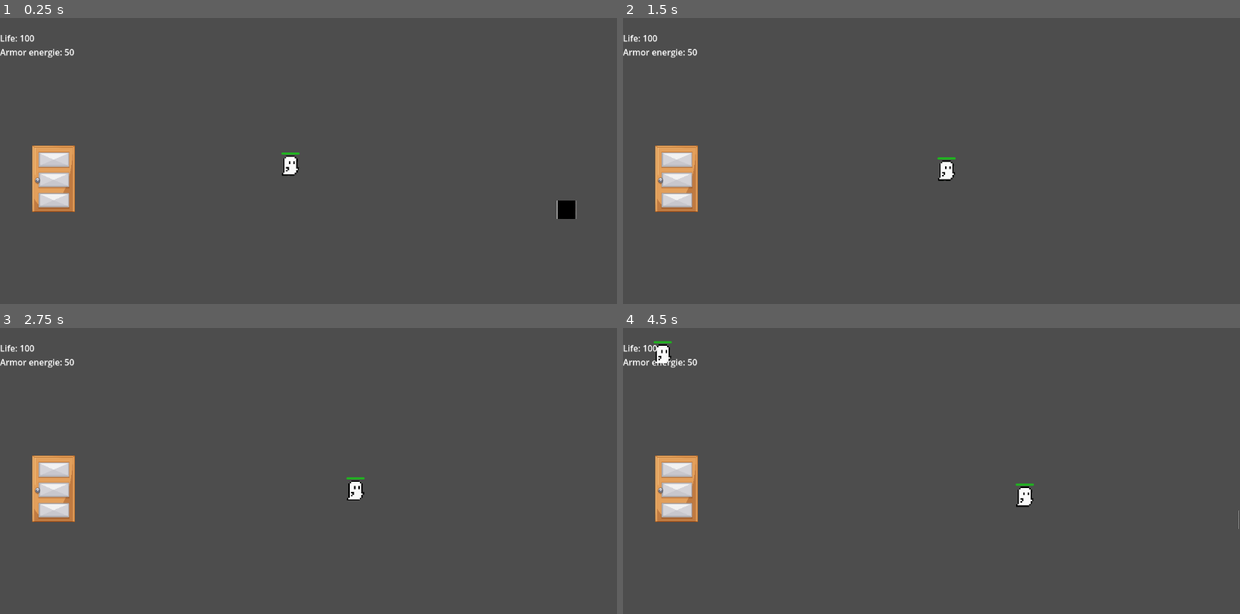
Above: before the commit, frames 1-4 (two rows, left to right).
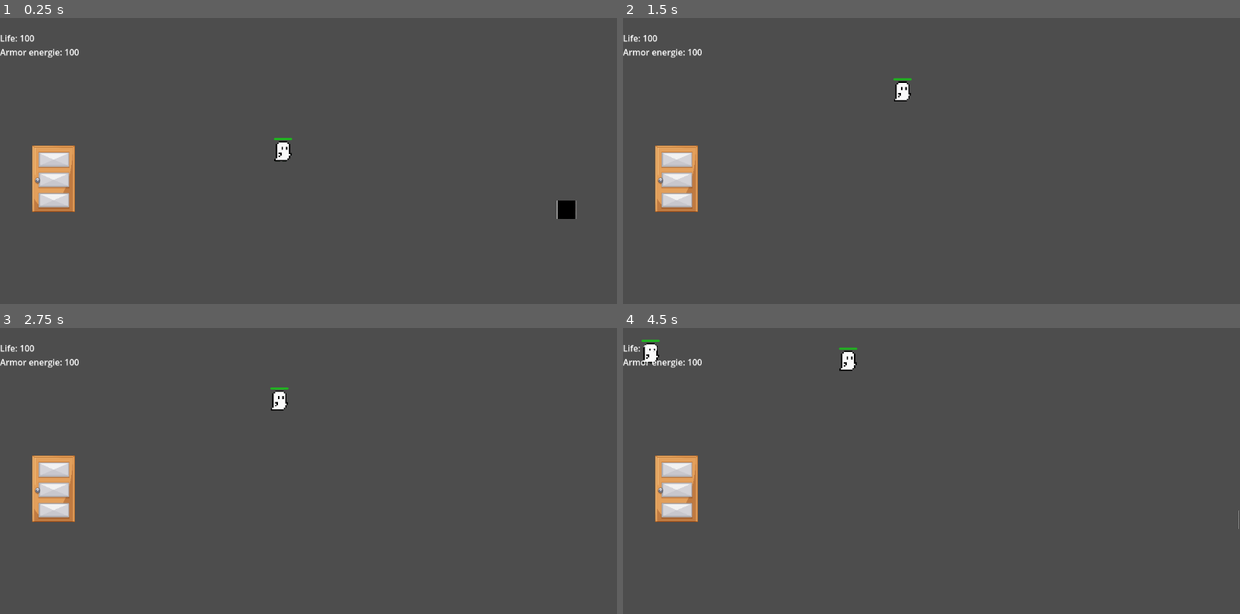
Above: after the commit, the same moments.

Repository: GabO-y/Game-Project_Comp.-Grafica
Game: Godot game, scene res://Cenas/House/house.tscn
The game is run twice, just before and just after one commit, with the same random seed, the same clock (stepped at 60 frames per second) and the same inputs.
Inputs (mouse positions are in pixels of both pictures, inside the frame that each line leads up to):
- Up to frame 1 (0.25 s): no input
- Up to frame 2 (1.5 s): move the mouse to (1067, 175) at 0.52 s; hold Right (ui_right) 0.53-1.28 s; move the mouse to (808, 209) at 1.27 s; hold Down (ui_down) from 1.28 s (still down)
- Up to frame 3 (2.75 s): move the mouse to (370, 425) at 2.02 s; release Down (ui_down) at 2.03 s; hold Right (ui_right) from 2.03 s (still down)
- Up to frame 4 (4.5 s): move the mouse to (900, 571) at 2.77 s; release Right (ui_right) at 2.78 s; hold Up (ui_up) 2.78-3.53 s; move the mouse to (1116, 553) at 3.52 s; hold Left (ui_left) from 3.53 s (still down); move the mouse to (746, 448) at 4.27 s

The runs differ from the first frame. In frame 1, 0.4% of the frame differs, in the area x 10-49%, y 10-56%; in frame 2, 0.4%; in frame 3, 0.4%; in frame 4, 0.7%, in the area x 3-67%, y 4-63%.

Commit message:
inimigo agr te persegue apenas se entrar na area dele

Diff:
--- a/Cenas/Enemie/Fantasm/Fantasm.tscn
+++ b/Cenas/Enemie/Fantasm/Fantasm.tscn
@@ -1,11 +1,13 @@
 [gd_scene load_steps=5 format=3 uid="uid://25uf0g24cox"]
 
 [ext_resource type="Script" uid="uid://bmmrcde8nrn5d" path="res://Cenas/Enemie/Fantasm/fantasm.gd" id="1_fuhhv"]
-[ext_resource type="Script" uid="uid://6hhkca25sa64" path="res://Cenas/Enemie/Fantasm/fantasm_body.gd" id="2_fuhhv"]
 [ext_resource type="Texture2D" uid="uid://bebol15hywjbu" path="res://Cenas/Enemie/Fantasm/Captura de tela de 2025-09-13 12-22-59.png" id="3_fuhhv"]
 
 [sub_resource type="RectangleShape2D" id="RectangleShape2D_fuhhv"]
 size = Vector2(27, 38)
+
+[sub_resource type="CircleShape2D" id="CircleShape2D_5v7o7"]
+radius = 139.004
 
 [node name="Fantasm" type="Node2D" groups=["player"]]
 position = Vector2(85, 50)
@@ -13,7 +15,6 @@
 
 [node name="CharacterBody2D" type="CharacterBody2D" parent="."]
 position = Vector2(1, 29)
-script = ExtResource("2_fuhhv")
 
 [node name="Sprite2D" type="Sprite2D" parent="CharacterBody2D"]
 position = Vector2(-3.8147e-06, -3.8147e-06)
@@ -37,3 +38,10 @@
 theme_override_colors/font_outline_color = Color(0, 1, 0, 1)
 value = 100.0
 show_percentage = false
+
+[node name="AreaChase" type="Area2D" parent="CharacterBody2D"]
+
+[node name="ViewArea" type="CollisionShape2D" parent="CharacterBody2D/AreaChase"]
+shape = SubResource("CircleShape2D_5v7o7")
+one_way_collision_margin = 0.0
+debug_color = Color(3.85046e-07, 0.60945, 0.641892, 0.42)
--- a/Cenas/Enemie/Fantasm/fantasm.gd
+++ b/Cenas/Enemie/Fantasm/fantasm.gd
@@ -3,7 +3,11 @@
 class_name Fantasm
 
 func _ready() -> void:
+
+
 	damage = 5
-	speed = 50
-	life = 50
+	speed = 100
+	life = 5
+	sizeChaseArea = 140
+
 	super._ready()
--- a/Cenas/Enemie/Fantasm/fantasm_body.gd
+++ /dev/null
@@ -1,24 +0,0 @@
-extends CharacterBody2D
-#
-#var speed := 200
-#var player: CharacterBody2D
-#var min_dist := 55  # distância mínima para parar de se aproximar
-#
-#func _ready() -> void:
-	#player = get_tree().get_first_node_in_group("player")
-#
-#func _physics_process(delta: float) -> void:
-	#if player == null:
-		#return
-	#
-	## Calcula vetor do inimigo até o player
-	#var to_player = player.global_position - global_position
-	#var distancia = to_player.length()
-	#
-	#if distancia > min_dist:
-		#var dir = to_player.normalized()
-		#velocity = dir * speed
-	#else:
-		#velocity = Vector2.ZERO  # para quando estiver próximo
-#
-	#move_and_slide()
--- a/Cenas/Enemie/Fantasm/fantasm_main.gd
+++ /dev/null
@@ -1 +0,0 @@
-extends Enemie
--- a/Cenas/Enemie/enemie_pattener.gd
+++ b/Cenas/Enemie/enemie_pattener.gd
@@ -2,18 +2,22 @@
 
 class_name Enemie
 
-var speed = 200
-var damage = 0
+var speed = 20 #velocidade de movimentação
+var damage = 1 #dano que o inimigo da
+var idleTime = 0 #Tempo que esta sem caçar o inimigo (usado para ele ir para outros pontos, caso nao esteja caçando)
 
-var bar: ProgressBar
-var body: CharacterBody2D
-var player
+var bar: ProgressBar #Barra de progresso
+var body: CharacterBody2D #Corpo do inimigo
+var chaseArea: Area2D #Area que eu fica patrulhando
+var player #Proprio jogador
+var positionTarget #Para onde ele deve andar
+var sizeChaseArea = 100 #Tamanho da area que um inimigo tem em perseguição
 
 func _on_light_area():
 	return self
 
 func _ready() -> void:
-	player = get_tree().get_first_node_in_group("player")
+	player = null
 
 	for i in get_children():
 		if i is CharacterBody2D:
@@ -23,6 +27,20 @@
 	for i in body.get_children():
 		if i is ProgressBar:
 			bar = i
+		if i is Area2D:
+			chaseArea = i
+			for j in chaseArea.get_children():
+				if j is CollisionShape2D:
+					j.shape = CircleShape2D.new()
+					j.shape.radius = sizeChaseArea
+
+	#quando o player entra na area de view, ele ativa a função para perseguição
+	chaseArea.body_entered.connect(_find_player)
+	#se o player sair, ele volta a patrulhar
+	chaseArea.body_exited.connect(_scape_player)
+
+#	define a posição inicial que um monstro vai andar
+	positionTarget = get_random_point_in_area(chaseArea)
 
 	if bar != null:
 		bar.max_value = life
@@ -41,13 +59,42 @@
 		return
 	bar.value = life
 
+func _physics_process(delta: float) -> void:
 
-func _physics_process(delta: float) -> void:
 	if player == null:
-		return
 
-	var direction = (player.global_position - body.global_position).normalized()
+		idleTime += delta
+
+		if idleTime >= 3:
+			positionTarget = get_random_point_in_area(chaseArea)
+			idleTime = 0
+	else:
+		positionTarget = player.global_position
+
+	var direction = (positionTarget - body.global_position).normalized()
 
 	# Aplica movimento
 	body.velocity = direction * speed
 	body.move_and_slide()
+
+func get_random_point_in_area(area: Area2D) -> Vector2:
+	var shape = area.get_node("ViewArea").shape as CircleShape2D
+	var radius = shape.radius
+	var angle = randf_range(0, TAU)
+	var distance = randf_range(0, radius)
+	return area.global_position + Vector2(cos(angle), sin(angle)) * distance
+
+func _find_player(body: CharacterBody2D):
+	if body.get_parent() is Player:
+		player = body
+	else: return
+
+	for i in chaseArea.get_children():
+		if i is CollisionShape2D:
+			(i.shape as CircleShape2D).radius *= 2
+
+func _scape_player(body: CharacterBody2D):
+	player = null
+	for i in chaseArea.get_children():
+		if i is CollisionShape2D:
+			(i.shape as CircleShape2D).radius = sizeChaseArea
--- a/Cenas/House/house.gd
+++ b/Cenas/House/house.gd
@@ -10,6 +10,7 @@
 var spawns: Array[Spawn] = []
 
 func _ready() -> void:
+
 	var door_scene = preload("res://Cenas/Objects/door/door.tscn")
 	var door = door_scene.instantiate()
 	door.position = Vector2(100, 300)  # posição da porta no cenário
@@ -27,11 +28,7 @@
 
 
 func _process(delta: float) -> void:
-
-
-
 	infosMode()
-
 	toggle_activate_armor()
 
 func toggle_activate_armor() -> void:
--- a/Cenas/House/levels/room_1/room_1.gd
+++ b/Cenas/House/levels/room_1/room_1.gd
@@ -2,7 +2,7 @@
 extends Node2D
 
 # Variáveis de Cena
-var cena_player = preload("res://Cenas/Player/Player.tscn")
+var cena_player = preload("res://Cenas/Player/player.tscn")
 var cena_fantasma = preload("res://Cenas/Enemie/Fantasm/Fantasm.tscn")
 var cena_porta = preload("res://Cenas/Objects/door/door.tscn")
 
--- a/Cenas/LightArmor/Lantern/light.gd
+++ /dev/null
@@ -1,30 +0,0 @@
-extends Area2D
-#
-#var damage = 10
-#
-#var enemies_on_light = {}
-#
-#func _ready() -> void:
-	#body_entered.connect(_init_time_hit)
-	#body_exited.connect(_reset_time_hit)
-	#
-##se o inicia o tempo que o inimigo esta na luz
-#func _init_time_hit(ene: Enemie):
-	#enemies_on_light[ene] = 0.0
-	#
-##se ele sair, remove do verificador
-#func _reset_time_hit(ene: Enemie):
-	#enemies_on_light.erase(ene)
-#
-#func _process(delta: float) -> void:
-	#
-	## vai passar pro todos os inimigos que estao na luz
-	#for body in enemies_on_light.keys():
-		#
-		## vai incrementando o tempo conforme ele fica na area
-		#enemies_on_light[body] += delta
-		#
-		## se der 2 segundos, ele zera o tempo e da o dano
-		#if(enemies_on_light[body] >= 2.0):
-			#(body as Enemie).take_damage(damage)
-			#enemies_on_light[body] = 0.0
--- a/Cenas/LightArmor/Lighter/light_lighter.gd
+++ /dev/null
@@ -1,32 +0,0 @@
-extends Area2D
-#
-#var damage = 5
-#
-#var enemies_on_light = {}
-#
-#func _ready() -> void:
-	#body_entered.connect(_init_time_hit)
-	#body_exited.connect(_reset_time_hit)
-	#
-##se o inicia o tempo que o inimigo esta na luz
-#func _init_time_hit(ene: Enemie):
-	#enemies_on_light[ene] = 0.0
-	#
-##se ele sair, remove do verificador
-#func _reset_time_hit(ene: Enemie):
-	#enemies_on_light.erase(ene)
-#
-#func _process(delta: float) -> void:
-	#
-	## vai passar pro todos os inimigos que estao na luz
-	#for body in enemies_on_light.keys():
-		#
-		## vai incrementando o tempo conforme ele fica na area
-		#enemies_on_light[body] += delta
-		#
-		## se der 2 segundos, ele zera o tempo e da o dano
-		#if(enemies_on_light[body] >= 2.0):
-			#(body as Enemie).take_damage(damage)
-			#enemies_on_light[body] = 0.0
-			#
-	#
--- a/Cenas/LightArmor/light_armor.gd
+++ b/Cenas/LightArmor/light_armor.gd
@@ -23,21 +23,18 @@
 
 
 func _process(delta: float) -> void:
-
 	for body in enemies_on_light.keys():
 		if body == null:
 			continue
 
-		print(body)
-
-	# vai incrementando o tempo conforme ele fica na area
+		# vai incrementando o tempo conforme ele fica na area
 		enemies_on_light[body] += delta
-
-		# se der 2 segundos, ele zera o tempo e da o dano
-		if(enemies_on_light[body] >= 2.0):
+		# se der 1 segundos, ele zera o tempo e da o dano
+		if(enemies_on_light[body] >= 1.0):
 			body.take_damage(damage)
 			enemies_on_light[body] = 0.0
 
+	#usa a função com a logica da energia
 	energie_logic()
 
 
@@ -48,7 +45,6 @@
 
 	if(activate):
 		energie -= 0.1
-		#print("energie: ", energie)
 
 func set_activate(mode: bool):
 
@@ -62,4 +58,7 @@
 
 #se ele sair, remove do verificador
 func _reset_time_hit(ene: CharacterBody2D):
+	var parent = ene.get_parent()
+	if !(parent is Enemie):
+		return
 	enemies_on_light.erase(ene.get_parent())
--- a/Cenas/Player/player.gd
+++ b/Cenas/Player/player.gd
@@ -1,10 +1,10 @@
 extends Character
+class_name Player
+
 
 @export var armor: LightArmor
 var armorEnergie
 
 func _ready() -> void:
-	armor = preload("res://Cenas/LightArmor/Lighter/Lighter.tscn").instantiate()
+	armor = preload("res://Cenas/LightArmor/Lantern/lantern.tscn").instantiate()
 	add_child(armor)
-
-signal hit(body: Enemie)
--- a/Cenas/Player/player_body.gd
+++ b/Cenas/Player/player_body.gd
@@ -81,6 +81,18 @@
 
 	move_and_slide()
 
+#func _entered_enemie_view(body):
+	#for i in body.get_children():
+		#if i is CollisionShape2D:
+			#(i.shape as CircleShape2D).radius *= 2
+	#print("tocou: ", body)
+	#
+#func _exit_enemie_view(body):
+	#for i in body.get_children():
+		#if i is CollisionShape2D:
+			#(i.shape as CircleShape2D).radius = (body.get_parent().get_parent() as Enemie).sizeChaseArea
+	#print("saiu")
+
 func _touch_enemie(body):
 	var ene = body.get_parent()
 	if ene != null and ene is Enemie:
--- a/Cenas/Test.tscn
+++ /dev/null
@@ -1,18 +0,0 @@
-[gd_scene load_steps=3 format=3 uid="uid://d2va72jke5cxv"]
-
-[ext_resource type="Texture2D" uid="uid://cybjamgolcp2e" path="res://icon.svg" id="1_i47ij"]
-
-[sub_resource type="RectangleShape2D" id="RectangleShape2D_i47ij"]
-size = Vector2(124, 125)
-
-[node name="Node2D" type="Node2D"]
-
-[node name="Area2D" type="Area2D" parent="."]
-
-[node name="Sprite2D" type="Sprite2D" parent="Area2D"]
-position = Vector2(496, 282)
-texture = ExtResource("1_i47ij")
-
-[node name="CollisionShape2D" type="CollisionShape2D" parent="Area2D"]
-position = Vector2(495, 282.5)
-shape = SubResource("RectangleShape2D_i47ij")
--- a/Cenas/lantern.tscn
+++ b/Cenas/lantern.tscn
@@ -1,14 +1,46 @@
-[gd_scene load_steps=4 format=3 uid="uid://ib0ckcutc4k2"]
+[gd_scene load_steps=4 format=3 uid="uid://wghe0i5qunlf"]
 
 [ext_resource type="Script" uid="uid://c3qj8cf4f5uxy" path="res://lantern.gd" id="1_ymxyl"]
 [ext_resource type="Texture2D" uid="uid://u4uws8eeerds" path="res://Assets/sprites/lantern/shape.png" id="2_2nwt7"]
-[ext_resource type="Script" uid="uid://bkaqm6xg21jpu" path="res://Cenas/LightArmor/Lantern/light.gd" id="2_70xnt"]
+
+[sub_resource type="GDScript" id="GDScript_2nwt7"]
+script/source = "extends Area2D
+#
+#var damage = 10
+#
+#var enemies_on_light = {}
+#
+#func _ready() -> void:
+	#body_entered.connect(_init_time_hit)
+	#body_exited.connect(_reset_time_hit)
+	#
+##se o inicia o tempo que o inimigo esta na luz
+#func _init_time_hit(ene: Enemie):
+	#enemies_on_light[ene] = 0.0
+	#
+##se ele sair, remove do verificador
+#func _reset_time_hit(ene: Enemie):
+	#enemies_on_light.erase(ene)
+#
+#func _process(delta: float) -> void:
+	#
+	## vai passar pro todos os inimigos que estao na luz
+	#for body in enemies_on_light.keys():
+		#
+		## vai incrementando o tempo conforme ele fica na area
+		#enemies_on_light[body] += delta
+		#
+		## se der 2 segundos, ele zera o tempo e da o dano
+		#if(enemies_on_light[body] >= 2.0):
+			#(body as Enemie).take_damage(damage)
+			#enemies_on_light[body] = 0.0
+"
 
 [node name="Lantern" type="Node2D"]
 script = ExtResource("1_ymxyl")
 
 [node name="Light" type="Area2D" parent="."]
-script = ExtResource("2_70xnt")
+script = SubResource("GDScript_2nwt7")
 
 [node name="Sprite2D" type="Sprite2D" parent="Light"]
 position = Vector2(0, 132)
--- a/enemie_spawaner.gd
+++ b/enemie_spawaner.gd
@@ -4,6 +4,7 @@
 
 var type_enemie: PackedScene
 var limit_spawn = 5
+var enemies_already_spawner = 0
 @export var enemies: Array[Enemie] = []
 var time = 0
 var time_to_spawn = 3.0
@@ -12,14 +13,15 @@
 
 	time += delta
 
-	#Caso seja necessario que o spawan continue fazendo nascer bixos caso ele mate eles
-	#for i in enemies:
-		#if !i.is_processing():
-			#enemies.erase(i)
+	for i in enemies:
+		if !i.is_processing():
+			enemies.erase(i)
+			remove_child(i)
 
-	if(time >= time_to_spawn && enemies.size() < limit_spawn):
+	if(time >= time_to_spawn && enemies_already_spawner < limit_spawn):
 		time = 0
 		var enemie = spawanEmenie()
+		enemies_already_spawner += 1
 
 
 
--- a/lantern.gd
+++ b/lantern.gd
@@ -5,6 +5,7 @@
 @export var rotation_speed := 5.0
 
 func _ready() -> void:
+	damage = 2
 	energie = 100
 	super._ready()
 
Empty file added: Cenas/Enemie/Enemie.gd
Not shown, removed: Cenas/Enemie/Enemie.gd.uid
Not shown, removed: Cenas/Enemie/Fantasm/fantasm_body.gd.uid
Not shown, removed: Cenas/Enemie/Fantasm/fantasm_main.gd.uid
Binary file added: Cenas/House/_.jpeg
Not shown, added: Cenas/House/_.jpeg.import
Not shown, removed: Cenas/LightArmor/Lantern/light.gd.uid
Not shown, removed: Cenas/LightArmor/Lighter/light_lighter.gd.uid
